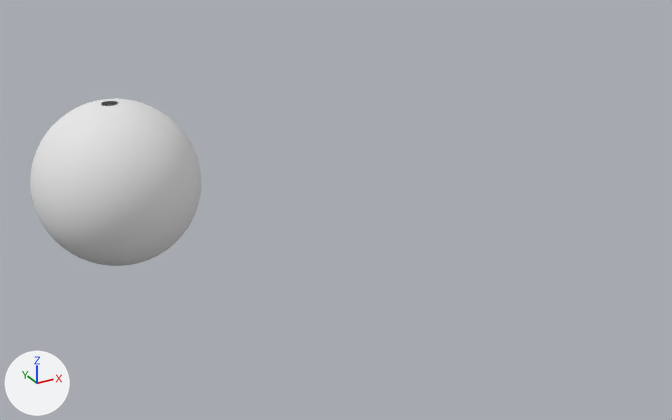
A saved change to the OBJ model assets/Models/Earth/Earth.obj.
The view is the same before and after, from a 50 mm camera at (-1.7, -10.31, 8.57) aimed at (2.86, -2.02, 4.42). The axes (+X, +Y, +Z) are drawn at lower left. The lights are the same throughout. Where no turn or scale is listed for an object, it has been applied to the vertices. Vertices at the same position are counted once.
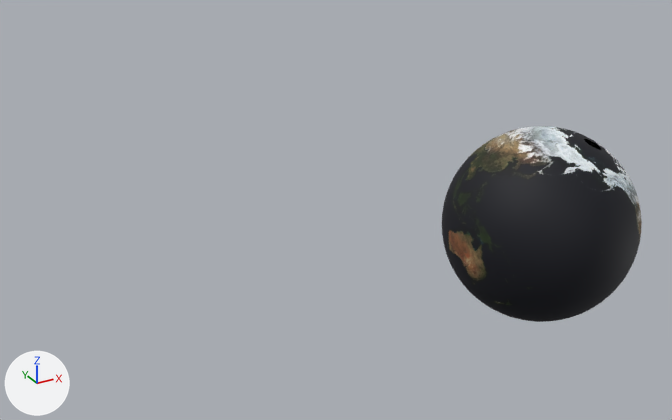
What differs and where, as boxes (x1, y1, x2, y2) in the pictures (672 x 420 px):
'Sphere', surface changed, reshaped (17% wider, 17% taller)
    before: (30, 98, 201, 266)
    after: (442, 126, 642, 322)

Patch to the scene script:
```diff
--- a/assets/Models/Earth/Earth.obj.py
+++ b/assets/Models/Earth/Earth.obj.py
@@ img_earth_jpg @@
+img_earth_jpg = load_image('Earth.jpg', 'Earth.jpg', 5400, 2700, 'sRGB')
@@ mat_earth @@
 mat_earth = principled_material('Earth')
-mat_earth.base_color = (0.8, 0.8, 0.8)  # white #e7e7e7
-mat_earth.roughness = 1.0
+mat_earth.texture = img_earth_jpg
+mat_earth.roughness = 0.69
@@ me_sphere @@
 me_sphere.from_pydata(...)  # 1986 vertices, 1920 faces; spans x 0.01..1.99, y -0.99..0.99, z 3.42..5.38
 # used by ob_sphere; location = (0.0, 0.0, 0.0)
+# me_sphere part 1: the whole mesh is multiplied about its middle by the matrix ((0.731, 0.577, 0.364), (-0.516, 0.817, -0.257), (-0.446, 0.0, 0.895)), then moved by (3.3, -3.71, 0.22)
 me_sphere.materials.append(mat_earth)
```
